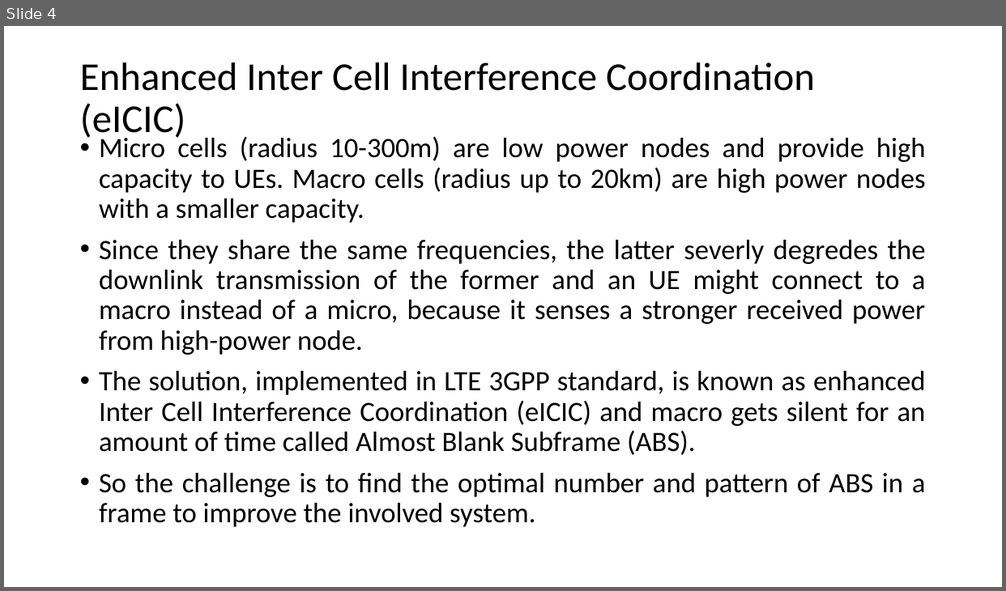
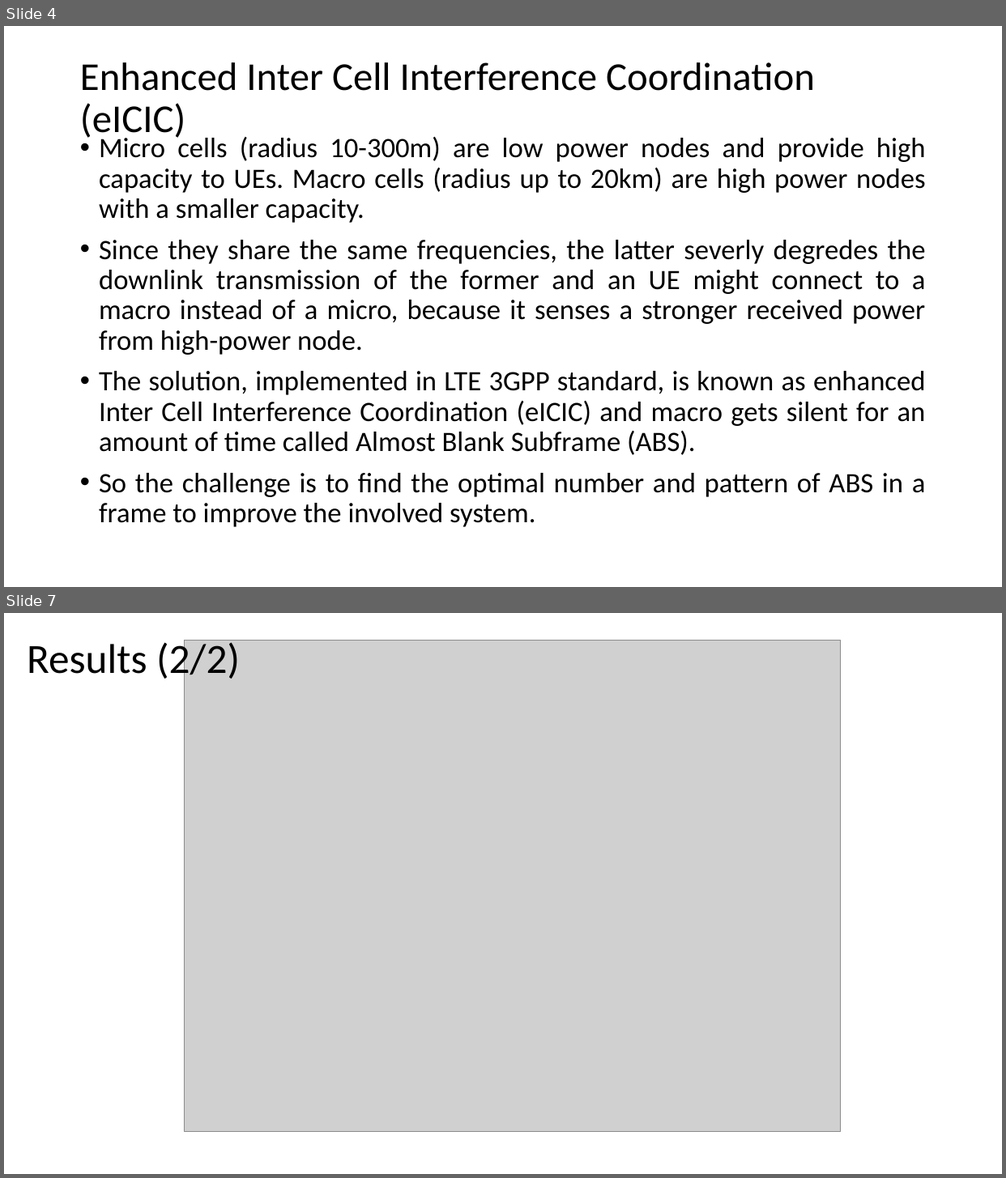
Before and after one commit to marcantonio14/Latex-writing, a slide deck: Self-Organizing Networks in LTE.pptx. Shown one above the other, each under a label of ours: slide 4 before the commit, slides 4 and 7 after it; the slides between them are not shown. The pictures are 1006x591 and 1006x1178 pixels, drawn with LibreOffice and Linux fonts; fonts in the diff are those of the drawing; grey boxes stand for pictures. Boxes give left, top, right and bottom in pixels: in the first picture for what was removed or moved away, otherwise in the second. Text is boxed around its words. In the diff, an @@ line names an element or a change of style, - is before the commit and + after.

```diff
--- a/Self-Organizing Networks in LTE.pptx
+++ b/Self-Organizing Networks in LTE.pptx
@@ slide 7 added at [4, 613, 1002, 1174], background #FFFFFF @@
@@ text added at [27, 639, 240, 683], 40 pt, text #000000 @@
+Results (2/2)
@@ picture added at [185, 640, 840, 1131] @@
```
Also in this commit, not shown: 4 other slides added, 1 other file.
